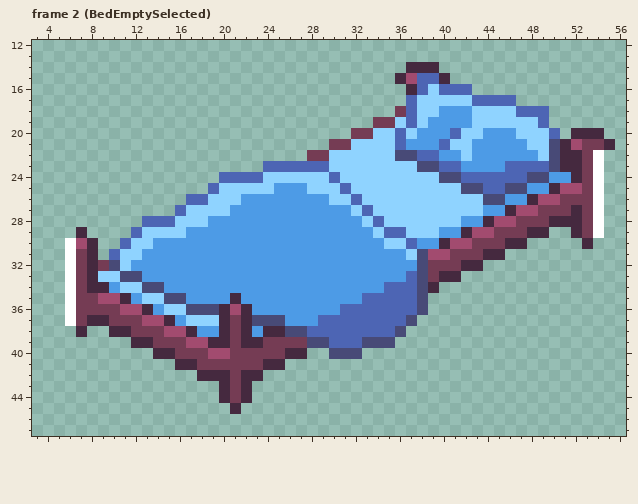
Two states of a pixel-art file, Assets/Art/Avatar/S_INT_Bed_Real.aseprite. The picture above was drawn from the file before the commit.
64x64 pixels, 32 frames. Shown: frame 2 (BedEmptySelected): x 3..56, y 12..47.
Now the later version:
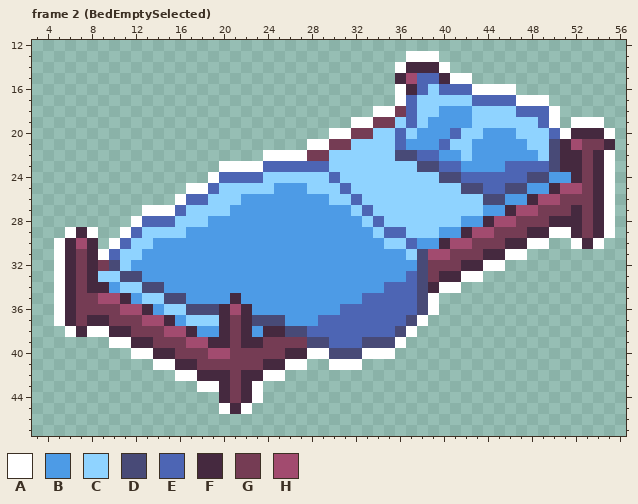
Palette (. is transparent): A #ffffff  B #4d9be6  C #8fd3ff  D #484a77  E #4d65b4  F #45293f  G #753c54  H #a24b6f
From the commit log: BedsWithOutlines
The exact change:
layer "Flattened" added
layer "Layer 6" removed
Frame 2 (BedEmptySelected), layer "Flattened":
Colour A is added in row 13 at x 37 to 39; in row 14 at x 36 and 40; in row 15 at x 41 to 42; in row 16 at x 36 and 43 to 46; in row 17 at x 36 and 47 to 49; in row 18 at x 34 to 35 and 50.
Colour A is added in row 19 at x 32 to 33, 50 and 52 to 54; in row 20 at x 30 to 31, 51 and 55; in row 21 at x 28 to 29; in row 22 at x 24 to 27 and 55; in row 23 at x 20 to 23 and 55; in row 24 at x 19 and 55.
Colour A is added in row 25 at x 17 to 18 and 55; in row 26 at x 16 and 55; in row 27 at x 13 to 15 and 55; in row 28 at x 12 and 55; in row 29 at x 6, 8, 11, 50 to 51 and 55; in row 30 at x 5, 10, 48 to 49, 52 and 54.
Colour A is added in row 31 at x 5, 9 and 46 to 47; in row 32 at x 5 and 44 to 45; in row 33 at x 5 and 42 to 43; in row 34 at x 5 and 40 to 41; in rows 35 to 36 at x 5 and 39; in row 37 at x 5 and 38.
Colour A is added in row 38 at x 6, 8 to 9 and 37; in row 39 at x 10 to 11 and 36; in row 40 at x 12 to 13, 28 to 29 and 33 to 35; in row 41 at x 14 to 15, 26 to 27 and 30 to 32; in row 42 at x 16 to 17 and 24 to 25; in row 43 at x 18 to 19 and 23.
Colour A is added in row 44 at x 23; in row 45 at x 20 and 22.
Colour F replaces colour A in rows 22 to 29 at x 54; in rows 30 to 37 at x 6.
Boxes around the changes in both pictures, in picture pixels (x1, y1, x2, y2):
changed: (54, 51, 615, 414)
